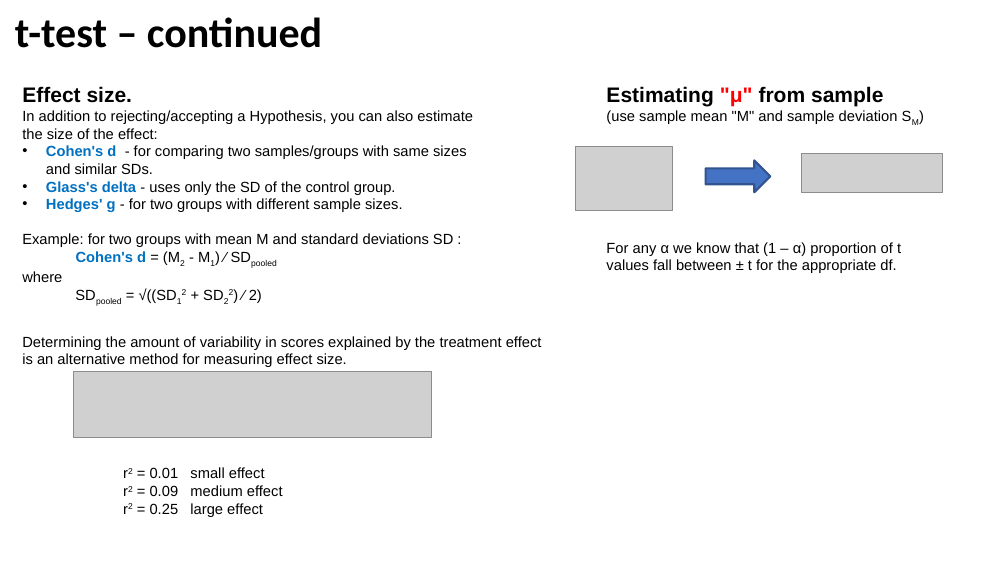
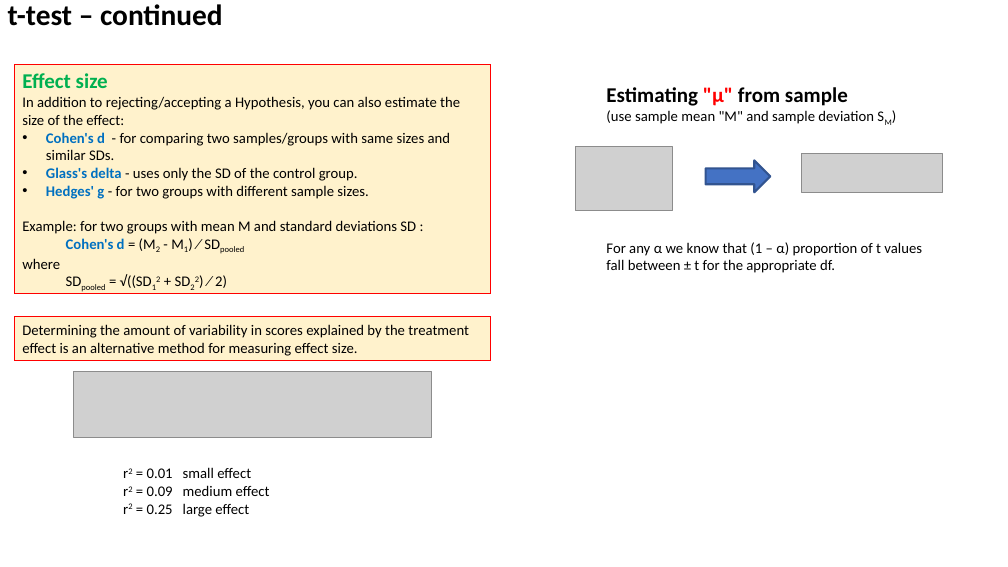
Before and after one commit to lselector/statistics, a slide deck: slide 8 of statistics_07b_t_distribution.pptx (slide 6 before the commit). Drawn at 1008x567 pixels with LibreOffice and Linux fonts; fonts in the diff are those of the drawing; grey boxes stand for pictures. Boxes give left, top, right and bottom in pixels: in the first picture for what was removed or moved away, otherwise in the second. Text is boxed around its words. In the diff, an @@ line names an element or a change of style, - is before the commit and + after.

```diff
--- a/statistics_07b_t_distribution.pptx
+++ b/statistics_07b_t_distribution.pptx
@@ title "t-test – continued": place and size @@
-title "t-test – continued" at bbox=[15, 17, 322, 48]
+title "t-test – continued" at bbox=[8, 4, 223, 26]
@@ title "t-test – continued" at bbox=[8, 4, 223, 26]: size 40 to 28 pt @@
@@ rectangle "Effect size": place and size @@
-rectangle "Effect size" at bbox=[22, 86, 473, 303]
+rectangle "Effect size" at bbox=[15, 64, 491, 293]
@@ rectangle "Effect size" at bbox=[15, 64, 491, 293]: fill none to #FFF2CC; outline none to #FF0000 0.75 pt @@
@@ text in rectangle at bbox=[22, 73, 108, 88]: text changed; font Arial to Calibri; text colour #000000 to #00B050 @@
-Effect size.
+Effect size
@@ text in rectangle at bbox=[22, 96, 460, 288]: font Arial to Calibri @@
@@ font Arial to Calibri in 3 elements at bbox=[147, 467, 270, 517], bbox=[606, 87, 874, 124], bbox=[606, 242, 922, 273] @@
@@ rectangle "Determining the amount of variability ...": place and size @@
-rectangle "Determining the amount of variability ..." at bbox=[22, 336, 542, 367]
+rectangle "Determining the amount of variability ..." at bbox=[15, 317, 491, 360]
@@ rectangle "Determining the amount of variability ..." at bbox=[15, 317, 491, 360]: font Arial to Calibri; fill none to #FFF2CC; outline none to #FF0000 0.75 pt @@
```
Also in this commit, not shown: 7 other slides changed, 1 slide added, 6 other files.
